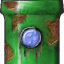
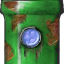
Layer changes from the first 64×64 image to the second:
painted on "New Layer" over [22, 29, 40, 46]
